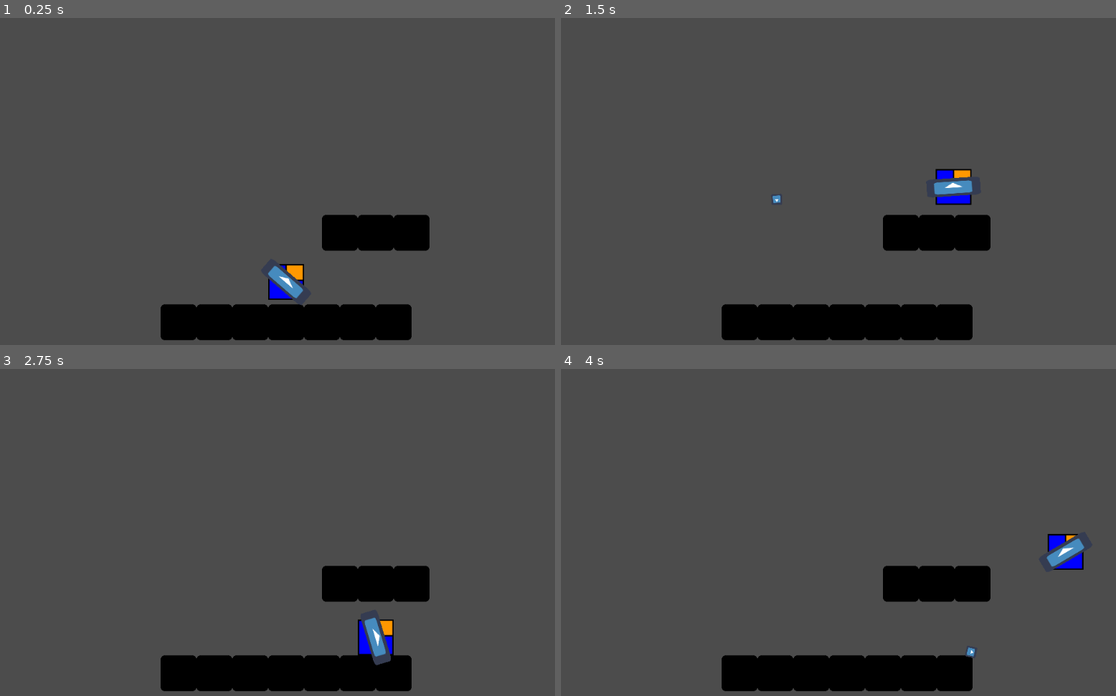
Above: before the commit, frames 1-4 (two rows, left to right).
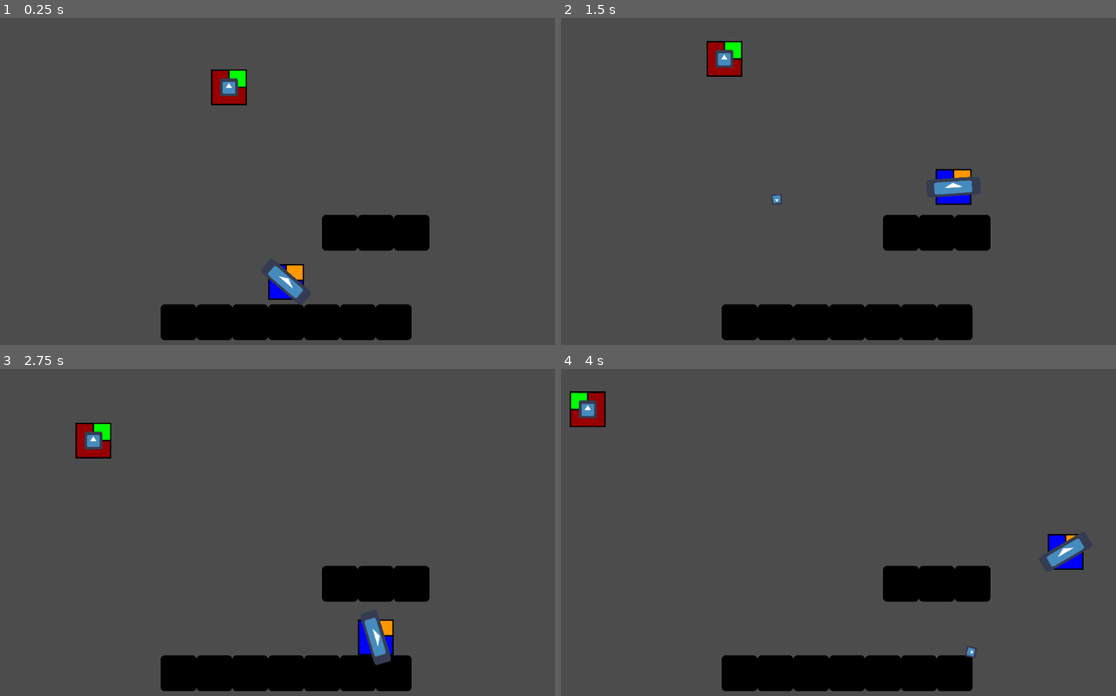
Above: after the commit, the same moments.

Repository: renanstn/godot-project-suit
Game: Godot game, scene res://scenes/Environment.tscn
The game is run twice, just before and just after one commit, with the same random seed, the same clock (stepped at 60 frames per second) and the same inputs. The engine's default icon, where the game draws it, is replaced by a stand-in: a white triangle on a blue panel in a dark square.
Inputs (mouse positions are in pixels of both pictures, inside the frame that each line leads up to):
- Up to frame 1 (0.25 s): no input
- Up to frame 2 (1.5 s): move the mouse to (955, 168) at 0.52 s; hold Right (ui_right) from 0.53 s (still down); click (955, 168) at 0.6 s; tap Up (ui_up) at 0.77 s; move the mouse to (716, 201) at 1.27 s; click (716, 201) at 1.35 s
- Up to frame 3 (2.75 s): tap Up (ui_up) at 1.52 s; move the mouse to (327, 463) at 2.02 s; release Right (ui_right) at 2.03 s; hold Left (ui_left) from 2.03 s (still down); click (327, 463) at 2.1 s
- Up to frame 4 (4 s): move the mouse to (799, 604) at 2.77 s; release Left (ui_left) at 2.78 s; hold Right (ui_right) from 2.78 s (still down); click (799, 604) at 2.85 s; tap Up (ui_up) at 3.02, 3.77 s; move the mouse to (999, 588) at 3.52 s; click (999, 588) at 3.6 s

The runs differ from the first frame. In frame 1, 0.6% of the frame differs, in the area x 37-45%, y 15-27%; in frame 2, 0.6%, in the area x 26-33%, y 7-18%; in frame 3, 0.6%; in frame 4, 0.6%.

Commit message:
Primeira AI parcialmente implementada

Diff:
--- /dev/null
+++ b/scenes/Enemy_a.tscn
@@ -0,0 +1,35 @@
+[gd_scene load_steps=5 format=2]
+
+[ext_resource path="res://scripts/Enemy_a.gd" type="Script" id=1]
+[ext_resource path="res://sprites/spriteEnemy.png" type="Texture" id=2]
+[ext_resource path="res://icon.png" type="Texture" id=3]
+
+[sub_resource type="RectangleShape2D" id=1]
+
+custom_solver_bias = 0.0
+extents = Vector2( 32, 32 )
+
+[node name="Enemy_a" type="KinematicBody2D" index="0"]
+
+input_pickable = false
+collision_layer = 1
+collision_mask = 1
+collision/safe_margin = 0.08
+script = ExtResource( 1 )
+__meta__ = {
+"_edit_group_": true
+}
+
+[node name="CollisionShape2D" type="CollisionShape2D" parent="." index="0"]
+
+shape = SubResource( 1 )
+
+[node name="Sprite" type="Sprite" parent="." index="1"]
+
+texture = ExtResource( 2 )
+
+[node name="EnemyGun" type="Sprite" parent="." index="2"]
+
+scale = Vector2( 0.5, 0.5 )
+texture = ExtResource( 3 )
+_sections_unfolded = [ "Transform" ]
--- a/scenes/Environment.tscn
+++ b/scenes/Environment.tscn
@@ -1,10 +1,11 @@
-[gd_scene load_steps=4 format=2]
+[gd_scene load_steps=5 format=2]
 
 [ext_resource path="res://scenes/Ground.tscn" type="PackedScene" id=1]
 [ext_resource path="res://scenes/Platform.tscn" type="PackedScene" id=2]
 [ext_resource path="res://scenes/Player.tscn" type="PackedScene" id=3]
+[ext_resource path="res://scenes/Enemy_a.tscn" type="PackedScene" id=4]
 
-[node name="Environment" type="Node" index="0"]
+[node name="Environment" type="Node"]
 
 [node name="Ground" parent="." index="0" instance=ExtResource( 1 )]
 
@@ -49,3 +50,7 @@
 [node name="Player" parent="." index="10" instance=ExtResource( 3 )]
 
 position = Vector2( 544, 448 )
+
+[node name="Enemy_a" parent="." index="11" instance=ExtResource( 4 )]
+
+position = Vector2( 448, 128 )
--- /dev/null
+++ b/scenes/Shoot.gd
@@ -0,0 +1,4 @@
+extends RigidBody2D
+
+func _on_VisibilityNotifier2D_screen_exited():
+	queue_free()
--- a/scenes/Shoot.tscn
+++ b/scenes/Shoot.tscn
@@ -1,13 +1,14 @@
-[gd_scene load_steps=3 format=2]
+[gd_scene load_steps=4 format=2]
 
-[ext_resource path="res://icon.png" type="Texture" id=1]
+[ext_resource path="res://scenes/Shoot.gd" type="Script" id=1]
+[ext_resource path="res://icon.png" type="Texture" id=2]
 
 [sub_resource type="CircleShape2D" id=1]
 
 custom_solver_bias = 0.0
 radius = 10.0
 
-[node name="Shoot" type="RigidBody2D"]
+[node name="Shoot" type="RigidBody2D" index="0"]
 
 input_pickable = false
 collision_layer = 1
@@ -27,14 +28,21 @@
 linear_damp = -1.0
 angular_velocity = 0.0
 angular_damp = -1.0
+script = ExtResource( 1 )
 _sections_unfolded = [ "Angular", "Applied Forces", "Linear" ]
 
 [node name="Sprite" type="Sprite" parent="." index="0"]
 
 scale = Vector2( 0.3, 0.3 )
-texture = ExtResource( 1 )
+texture = ExtResource( 2 )
 _sections_unfolded = [ "Transform" ]
 
 [node name="CollisionShape2D" type="CollisionShape2D" parent="." index="1"]
 
 shape = SubResource( 1 )
+
+[node name="VisibilityNotifier2D" type="VisibilityNotifier2D" parent="." index="2"]
+
+rect = Rect2( -10, -10, 20, 20 )
+
+[connection signal="screen_exited" from="VisibilityNotifier2D" to="." method="_on_VisibilityNotifier2D_screen_exited"]
--- /dev/null
+++ b/scripts/Enemy_a.gd
@@ -0,0 +1,57 @@
+extends KinematicBody2D
+
+const V_SPEED = 5
+const H_SPEED = 3
+const UP_LIMIT = 100
+const MAX_SPEED = 100
+const BORDER_LIMIT = 100
+var screensize
+var direction
+var chave = false
+var motion = Vector2()
+onready var Player = get_node("/root/Environment/Player")
+
+func _ready():
+
+	randomize()
+	var direction = choose_randomly([-1, 1])
+	screensize = get_viewport_rect().size
+
+func _process(delta):
+		pass
+
+func _physics_process(delta):
+
+	directionsController()
+
+	# Up/Down controller
+	if position.y > UP_LIMIT:
+		motion.y -= V_SPEED/2
+	else:
+		motion.y += V_SPEED/2
+
+	# Left/Rigth controller
+	if direction == 1: # Rigth
+		motion.x -= H_SPEED
+		$Sprite.set_flip_h(true)
+		$EnemyGun.set_flip_h(true)
+	elif direction == -1: # Left
+		motion.x += H_SPEED
+		$Sprite.set_flip_h(false)
+		$EnemyGun.set_flip_h(false)
+
+	motion.x = clamp(motion.x, -MAX_SPEED, MAX_SPEED)
+	motion = move_and_slide(motion)
+
+func directionsController():
+	if position.x > BORDER_LIMIT and chave == false:
+		direction = 1
+	elif position.x < (screensize.x - BORDER_LIMIT):
+		direction = -1
+		chave = true
+
+	if position.x > (screensize.x - BORDER_LIMIT):
+		chave = false
+
+func choose_randomly(list_of_entries):
+	return list_of_entries[randi() % list_of_entries.size()]
--- a/scripts/Player.gd
+++ b/scripts/Player.gd
@@ -12,22 +12,15 @@
 
 func _physics_process(delta):
 
-	# Fazer o braço apontar para o mouse
-	$Arm.rotation = get_local_mouse_position().angle()
+	set_arm_rotation()
 
 	# Checar se o player esta olhando pra esquerda ou direita
 	if position.x < get_global_mouse_position().x:
 		lookRight = 1
+		flip_player(lookRight)
 	else:
 		lookRight = 0
-
-	# Flip nos sprites quando o personagem vira
-	if lookRight:
-		$Sprite.set_scale(Vector2(1, 1))
-		$Arm.set_scale(Vector2(1.5, 0.5))
-	else:
-		$Sprite.set_scale(Vector2(-1, 1))
-		$Arm.set_scale(Vector2(1.5, -0.5))
+		flip_player(lookRight)
 
 	# Gravity
 	motion.y += GRAVITY
@@ -64,3 +57,16 @@
 	get_parent().add_child(clone_bullet)
 	var direction = get_global_mouse_position() - get_global_position()
 	clone_bullet.apply_impulse(Vector2(), direction * BULLET_SPEED)
+
+func set_arm_rotation():
+	# Fazer o braço apontar para o mouse
+	$Arm.rotation = get_local_mouse_position().angle()
+
+func flip_player(to_right):
+	# Flip nos sprites quando o personagem vira
+	if to_right:
+		$Sprite.set_scale(Vector2(1, 1))
+		$Arm.set_scale(Vector2(1.5, 0.5))
+	else:
+		$Sprite.set_scale(Vector2(-1, 1))
+		$Arm.set_scale(Vector2(1.5, -0.5))
Binary file added: sprites/spriteEnemy.png
Not shown, added: sprites/spriteEnemy.png.import
